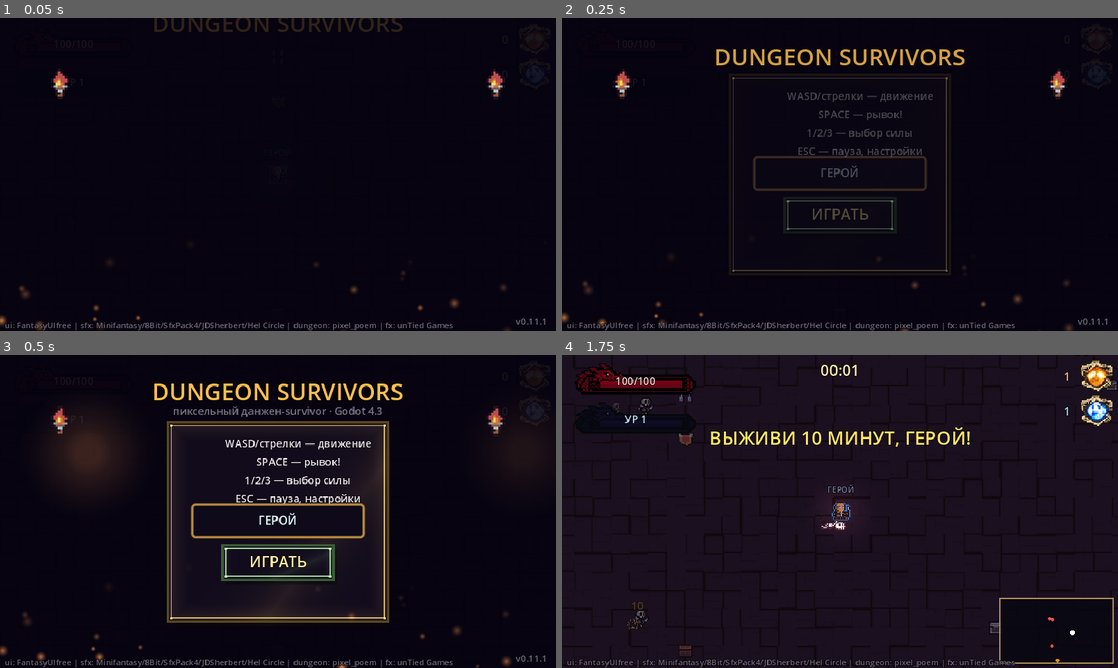
Above: before the commit, frames 1-4 (two rows, left to right).
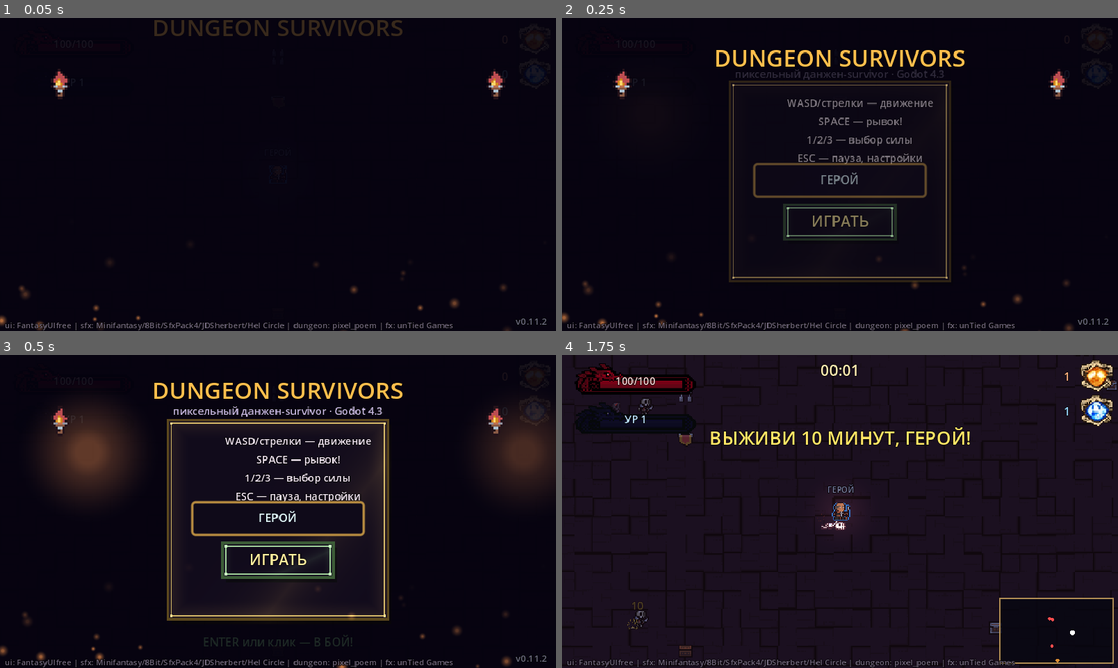
Above: after the commit, the same moments.

Repository: maksummatatov10-spec1231/godotgame
Game: Godot game, scene res://scenes/main.tscn
The game is run twice, just before and just after one commit, with the same random seed, the same clock (stepped at 60 frames per second) and the same inputs.
Inputs (mouse positions are in pixels of both pictures, inside the frame that each line leads up to):
- Up to frame 1 (0.05 s): no input
- Up to frame 2 (0.25 s): no input
- Up to frame 3 (0.5 s): no input
- Up to frame 4 (1.75 s): tap Enter at 0.5 s; move the mouse to (962, 495) at 0.52 s; hold D (move_right) 0.53-1.25 s; tap Space (dash) at 0.6 s; click (962, 495) at 0.67 s; drag from (728, 527) to (812, 574) at 1.27 s

The runs differ from the first frame. In frame 1, 0.9% of the frame differs, in the area x 27-99%, y 0-98%; in frame 2, 6.4%; in frame 3, 8.4%, in the area x 11-99%, y 8-98%; in frame 4, nothing differs.

Commit message:
v0.11.2: меню живее — плавное органичное покачивание панели (двойной синус + микробоб), мерцающий подзаголовок, ускоренный бодрый каскад; карточки уровня — ВСЕГДА одинакового размера (наведение = только блик рамки + прыжок иконки), текст на жёстких якорях по ширине рамки + короткие описания в одну строку (больше ничего не обрезается)
Co-authored-by: arena-agent <297053741+arena-agent@users.noreply.github.com>

Diff:
--- a/scripts/data.gd
+++ b/scripts/data.gd
@@ -100,13 +100,13 @@
 
 # ---------- УЛУЧШЕНИЯ НА УРОВЕНЬ ----------
 const UPGRADES := [
-	{"id": "dart_rate", "name": "Пылающие руны", "desc": "Скорострельность дротиков +25%", "icon": "assets/bullets/dart/gold/000.png", "max": 6},
-	{"id": "dart_dmg", "name": "Горячие стрелы", "desc": "Урон дротиков +30% (новый цвет пламени!)", "icon": "assets/bullets/dart/amber/000.png", "max": 7},
+	{"id": "dart_rate", "name": "Пылающие руны", "desc": "Темп стрельбы +25%", "icon": "assets/bullets/dart/gold/000.png", "max": 6},
+	{"id": "dart_dmg", "name": "Горячие стрелы", "desc": "Урон дротиков +30%", "icon": "assets/bullets/dart/amber/000.png", "max": 7},
 	{"id": "dart_count", "name": "Веер дротиков", "desc": "+1 дротик за выстрел", "icon": "assets/bullets/dart/blue/000.png", "max": 4},
-	{"id": "slash", "name": "Огненный полумесяц", "desc": "Полумесяц: +40% урона и шире дуга", "icon": "assets/bullets/slash/gold/001.png", "max": 7},
+	{"id": "slash", "name": "Огненный полумесяц", "desc": "Урон +40%, дуга шире", "icon": "assets/bullets/slash/gold/001.png", "max": 7},
 	{"id": "boots", "name": "Сапоги ветра", "desc": "Скорость бега +12%", "icon": "assets/items/flask_blue/000.png", "max": 5},
-	{"id": "heart", "name": "Сердце титана", "desc": "+25 к макс. HP и лечение", "icon": "assets/items/flask_red/000.png", "max": 7},
-	{"id": "magnet", "name": "Магнит душ", "desc": "Радиус сбора монет +45%", "icon": "assets/items/coin/001.png", "max": 5},
+	{"id": "heart", "name": "Сердце титана", "desc": "Макс. HP +25 · лечит", "icon": "assets/items/flask_red/000.png", "max": 7},
+	{"id": "magnet", "name": "Магнит душ", "desc": "Радиус сбора +45%", "icon": "assets/items/coin/001.png", "max": 5},
 	{"id": "regen", "name": "Тихое пламя", "desc": "Регенерация +0.6 HP/сек", "icon": "assets/effects/heal_red/004.png", "max": 5},
 ]
 
--- a/scripts/hud.gd
+++ b/scripts/hud.gd
@@ -310,15 +310,23 @@
 	icon.stretch_mode = TextureRect.STRETCH_KEEP_ASPECT_CENTERED
 	icon.mouse_filter = Control.MOUSE_FILTER_IGNORE
 	root.add_child(icon)
-	# название: центр, до двух строк, в цвет акцента (обрезается строго по рамке)
-	var t := _mk_label(u["name"], Vector2(3, 52), 8, accent.lightened(0.35), HORIZONTAL_ALIGNMENT_CENTER)
-	t.size = Vector2(w - 6, 26)
+	# название: центр, растянуто якорями по ширине рамки — не вылезет НИКОГДА
+	var t := _mk_label(u["name"], Vector2.ZERO, 8, accent.lightened(0.35), HORIZONTAL_ALIGNMENT_CENTER)
+	t.set_anchors_preset(Control.PRESET_TOP_WIDE)
+	t.offset_left = 2.0
+	t.offset_right = -2.0
+	t.offset_top = 52.0
+	t.offset_bottom = 78.0
 	t.autowrap_mode = TextServer.AUTOWRAP_WORD_SMART
 	t.clip_text = true
 	root.add_child(t)
-	# описание: полностью видно, мелкий светлый текст (строго по рамке)
-	var d := _mk_label(u["desc"], Vector2(5, 80), 7, Color(0.93, 0.9, 0.97), HORIZONTAL_ALIGNMENT_CENTER)
-	d.size = Vector2(w - 10, 36)
+	# описание: одна короткая строка по центру, тоже на якорях
+	var d := _mk_label(u["desc"], Vector2.ZERO, 7, Color(0.93, 0.9, 0.97), HORIZONTAL_ALIGNMENT_CENTER)
+	d.set_anchors_preset(Control.PRESET_TOP_WIDE)
+	d.offset_left = 4.0
+	d.offset_right = -4.0
+	d.offset_top = 82.0
+	d.offset_bottom = 112.0
 	d.autowrap_mode = TextServer.AUTOWRAP_WORD_SMART
 	d.clip_text = true
 	root.add_child(d)
@@ -332,20 +340,22 @@
 	var hint := _mk_label(str(i + 1), Vector2(w / 2.0 - 12, h - 21), 9, Color(1, 1, 1), HORIZONTAL_ALIGNMENT_CENTER)
 	hint.size = Vector2(24, 12)
 	root.add_child(hint)
-	# интерактив: наведение — рост и блик, клик — выбор
+	# интерактив: наведение — ТОЛЬКО блик рамки и лёгкий прыжок иконки, клик — выбор
+	# (рамки всех карточек всегда строго одного размера!)
 	root.gui_input.connect(func(ev: InputEvent):
 		if ev is InputEventMouseButton and ev.pressed and ev.button_index == MOUSE_BUTTON_LEFT:
 			_pick(i)
 	)
+	icon.pivot_offset = Vector2(18, 18)
 	root.mouse_entered.connect(func():
-		var hw := root.create_tween()
-		hw.tween_property(root, "scale", Vector2.ONE * 1.07, 0.12).set_trans(Tween.TRANS_BACK).set_ease(Tween.EASE_OUT)
 		p.set_hover(1.0)
+		var hw := icon.create_tween()
+		hw.tween_property(icon, "scale", Vector2.ONE * 1.12, 0.14).set_trans(Tween.TRANS_BACK).set_ease(Tween.EASE_OUT)
 	)
 	root.mouse_exited.connect(func():
-		var hw := root.create_tween()
-		hw.tween_property(root, "scale", Vector2.ONE, 0.15)
 		p.set_hover(0.0)
+		var hw := icon.create_tween()
+		hw.tween_property(icon, "scale", Vector2.ONE, 0.16)
 	)
 	return root
 
@@ -584,7 +594,7 @@
 	menu_hint = _mk_label("ENTER или клик — В БОЙ!", Vector2(0, 240), 10, Color(0.65, 1, 0.65), HORIZONTAL_ALIGNMENT_CENTER)
 	menu_hint.size = Vector2(480, 16)
 	menu_panel.add_child(menu_hint)
-	var ver := _mk_label("v0.11.1", Vector2(0, 256), 8, Color(0.6, 0.6, 0.7, 0.7), HORIZONTAL_ALIGNMENT_RIGHT)
+	var ver := _mk_label("v0.11.2", Vector2(0, 256), 8, Color(0.6, 0.6, 0.7, 0.7), HORIZONTAL_ALIGNMENT_RIGHT)
 	ver.size = Vector2(472, 12)
 	menu_panel.add_child(ver)
 	# летящие искры-угольки (аддитивные — красиво светятся в темноте)
@@ -620,25 +630,29 @@
 		_menu_intro = maxf(0.0, _menu_intro - delta)
 		return  # идёт каскадное появление — твины сами всё двигают
 	var t := _menu_t
-	# заголовок дышит и переливается золотом
-	menu_title.position.y = 16 + sin(t * 1.3) * 2.0
-	menu_title.label_settings.font_color = Color(1.0, 0.72 + 0.14 * sin(t * 2.1), 0.28 + 0.1 * sin(t * 2.1))
-	# доска покачивается на цепях
-	menu_group.rotation = sin(t * 0.8) * 0.012
+	# заголовок дышит и переливается золотом — плавно и чуть живее
+	menu_title.position.y = 16 + sin(t * 1.7) * 2.2
+	menu_title.label_settings.font_color = Color(1.0, 0.72 + 0.14 * sin(t * 2.7), 0.28 + 0.1 * sin(t * 2.7))
+	# подзаголовок тихо мерцает
+	menu_sub.modulate.a = 0.82 + 0.18 * sin(t * 1.4)
+	# панель качается на цепях: органичный двойной синус, плавный и чуть быстрее
+	menu_group.rotation = sin(t * 1.05) * 0.011 + sin(t * 2.1) * 0.004
+	menu_group.position.y = 56 + sin(t * 1.05) * 1.2
 	# свечения факелов мерцают (в такт мерцающим факелам мира)
 	for i in range(menu_glows.size()):
 		var g: TextureRect = menu_glows[i]
 		g.modulate.a = 0.42 + 0.1 * sin(t * 9.0 + i * 2.6) + 0.05 * sin(t * 23.0 + i)
 	# подсказка дышит
-	menu_hint.modulate.a = 0.55 + 0.45 * sin(t * 3.2)
+	menu_hint.modulate.a = 0.55 + 0.45 * sin(t * 3.8)
 
 func show_menu() -> void:
 	nick_edit.text = GameState.player_name
 	menu_panel.visible = true
 	get_tree().paused = true
 	SFX.play_music("music_menu")
-	# каскадное появление: заголовок падает сверху, доска выезжает, свечения разгораются
-	_menu_intro = 1.1
+	# каскадное появление: заголовок падает сверху, панель выезжает, свечения разгораются
+	# (чуть быстрее прежнего — бодро, но упруго)
+	_menu_intro = 0.8
 	menu_title.position = Vector2(0, -26)
 	menu_title.modulate.a = 0.0
 	menu_sub.modulate.a = 0.0
@@ -649,14 +663,14 @@
 		g.modulate.a = 0.0
 	var tw := create_tween()
 	tw.set_parallel(true)
-	tw.tween_property(menu_title, "position", Vector2(0, 16), 0.55).set_trans(Tween.TRANS_BACK).set_ease(Tween.EASE_OUT)
-	tw.tween_property(menu_title, "modulate:a", 1.0, 0.3)
-	tw.tween_property(menu_sub, "modulate:a", 1.0, 0.4).set_delay(0.25)
-	tw.tween_property(menu_group, "position", Vector2(145, 56), 0.55).set_trans(Tween.TRANS_BACK).set_ease(Tween.EASE_OUT).set_delay(0.15)
-	tw.tween_property(menu_group, "modulate:a", 1.0, 0.35).set_delay(0.15)
-	tw.tween_property(menu_hint, "modulate:a", 1.0, 0.4).set_delay(0.6)
+	tw.tween_property(menu_title, "position", Vector2(0, 16), 0.42).set_trans(Tween.TRANS_BACK).set_ease(Tween.EASE_OUT)
+	tw.tween_property(menu_title, "modulate:a", 1.0, 0.25)
+	tw.tween_property(menu_sub, "modulate:a", 1.0, 0.32).set_delay(0.18)
+	tw.tween_property(menu_group, "position", Vector2(145, 56), 0.45).set_trans(Tween.TRANS_BACK).set_ease(Tween.EASE_OUT).set_delay(0.10)
+	tw.tween_property(menu_group, "modulate:a", 1.0, 0.30).set_delay(0.10)
+	tw.tween_property(menu_hint, "modulate:a", 1.0, 0.34).set_delay(0.45)
 	for i in range(menu_glows.size()):
-		tw.tween_property(menu_glows[i], "modulate:a", 0.5, 0.5).set_delay(0.3 + i * 0.1)
+		tw.tween_property(menu_glows[i], "modulate:a", 0.5, 0.4).set_delay(0.22 + i * 0.08)
 
 func _start_game() -> void:
 	var nick := nick_edit.text.strip_edges()
